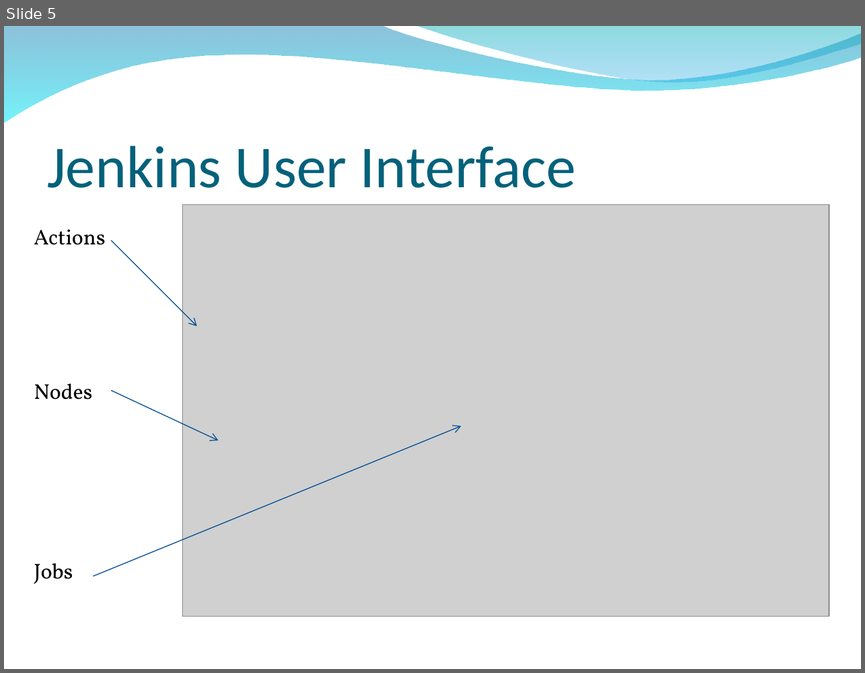
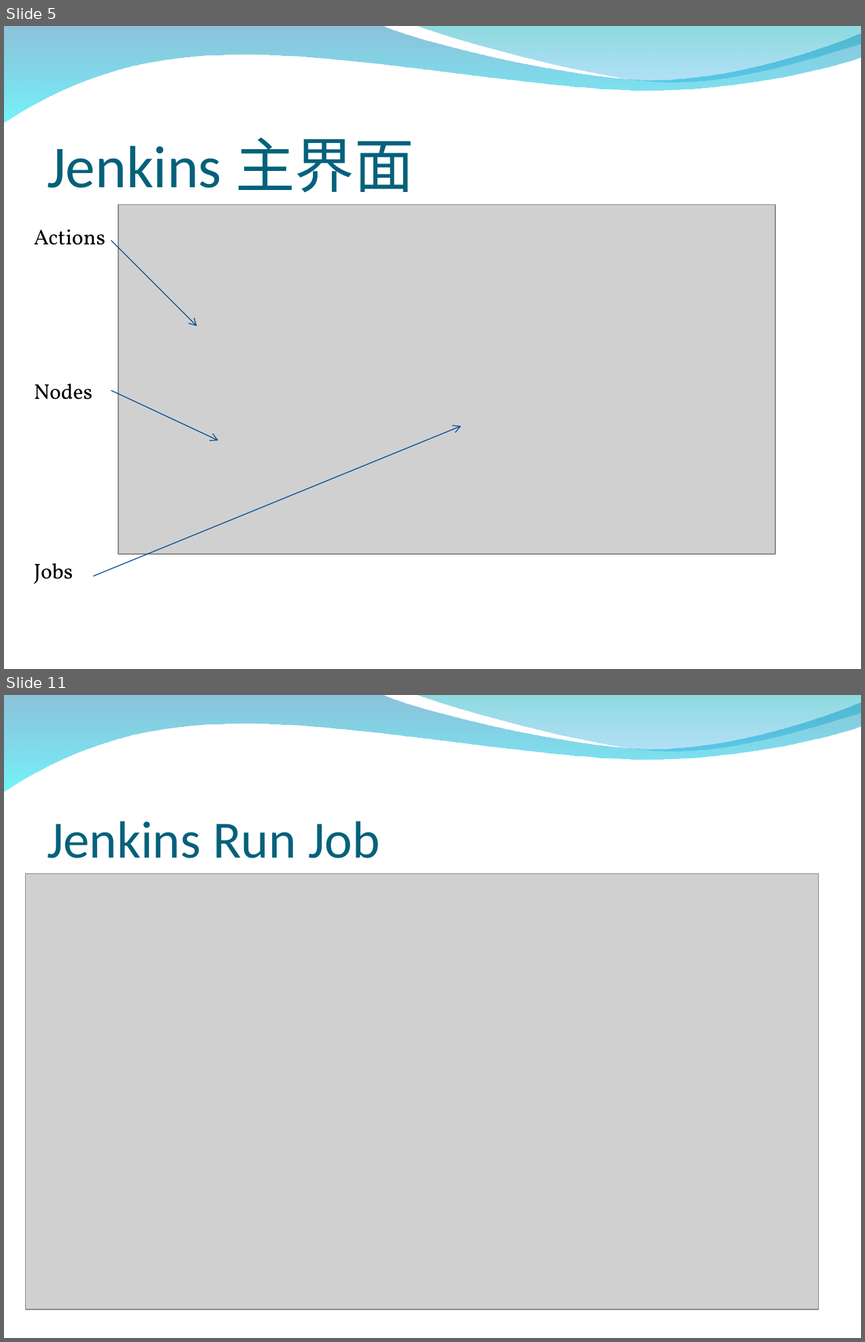
Before and after one commit to chenzhc/TestApp, a slide deck: Doc/jenkins/jenkins.ppt. Shown one above the other, each under a label of ours: slide 5 before the commit, slides 5 and 11 after it; the slides between them are not shown. The pictures are 865x673 and 865x1342 pixels, drawn with LibreOffice and Linux fonts; fonts in the diff are those of the drawing; grey boxes stand for pictures; background and template pictures are left out. Boxes give left, top, right and bottom in pixels: in the first picture for what was removed or moved away, otherwise in the second. Text is boxed around its words. In the diff, an @@ line names an element or a change of style, - is before the commit and + after.

```diff
--- a/Doc/jenkins/jenkins.ppt
+++ b/Doc/jenkins/jenkins.ppt
@@ slide 11 added at bbox=[4, 695, 861, 1338], background picture (left out); not listed: 2 template elements that a slide beside it also shows @@
@@ title added at bbox=[47, 821, 379, 858], 44 pt, text #04617B @@
+Jenkins Run Job
@@ picture added at bbox=[26, 873, 818, 1308] @@
@@ slide 5 changed as well @@
@@ title at bbox=[47, 138, 414, 193]: text changed @@
-Jenkins User Interface
+Jenkins 主界面
@@ picture: place and size @@
-picture at bbox=[182, 204, 828, 616]
+picture at bbox=[118, 204, 775, 554]
```
Also in this commit, not shown: 10 other slides added, 9 slides removed.
